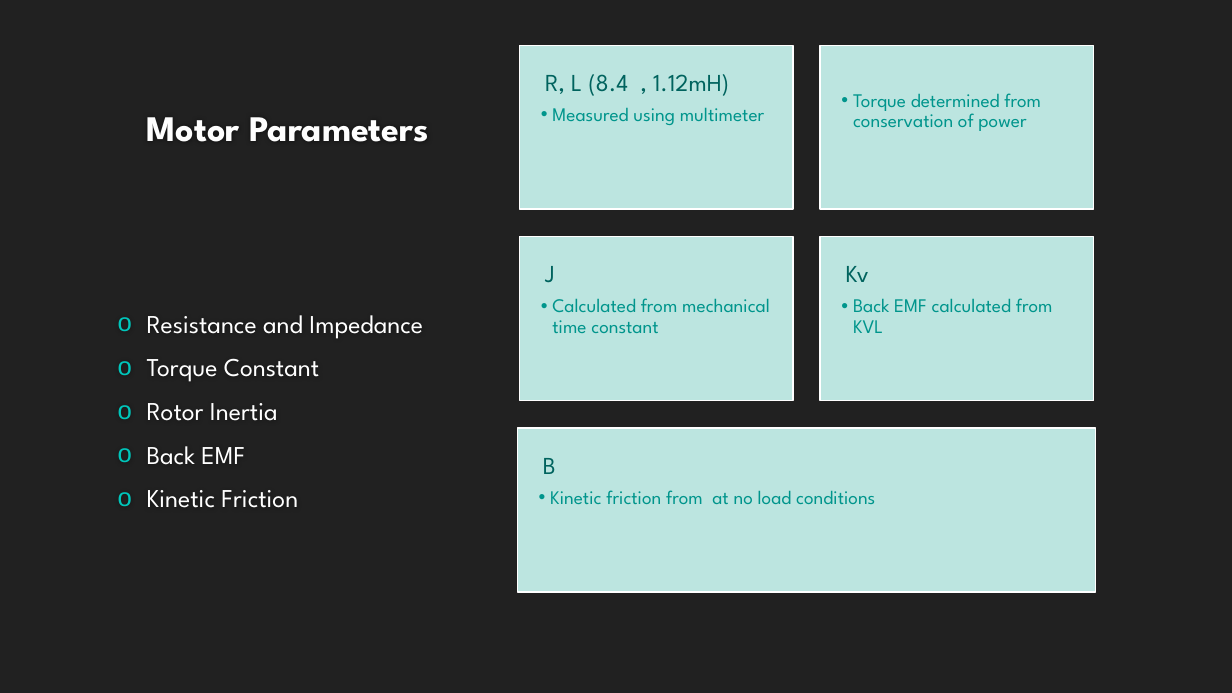
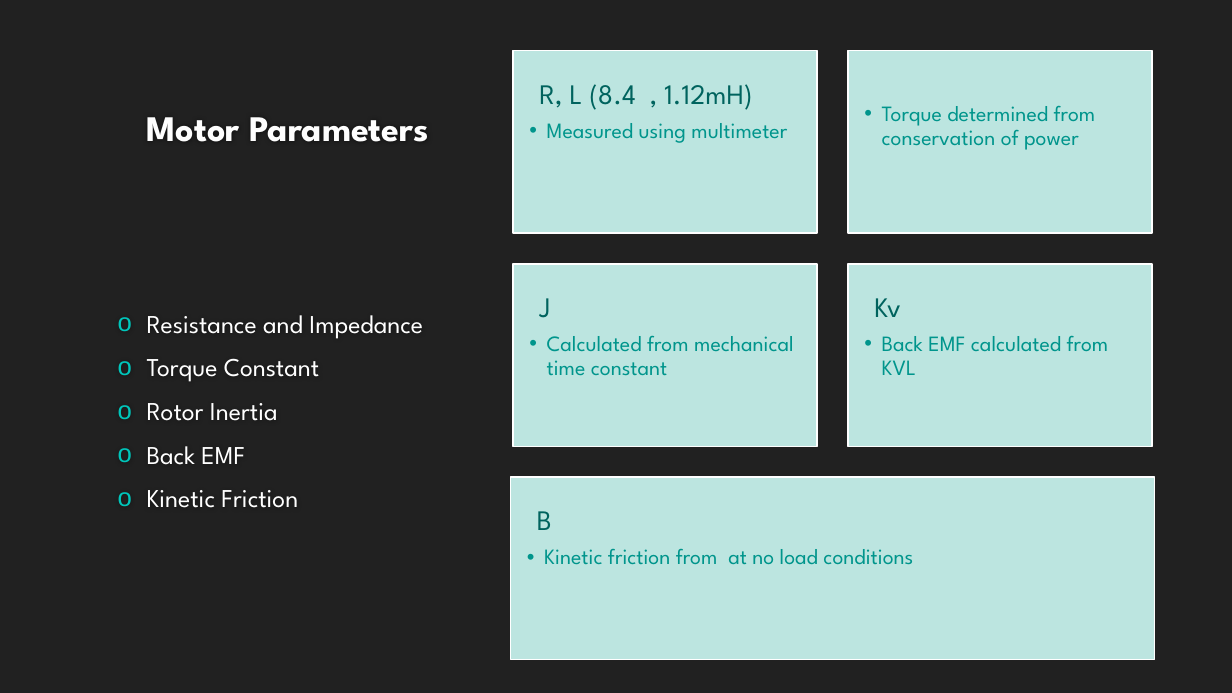
Before and after one commit to lcall3/Controller, a slide deck: slide 5 of doc/report/demo2.pptx (slide 4 before the commit). Drawn at 1232x693 pixels with LibreOffice and Linux fonts; fonts in the diff are those of the drawing; background and template pictures are left out. Boxes give left, top, right and bottom in pixels: in the first picture for what was removed or moved away, otherwise in the second. Text is boxed around its words. In the diff, an @@ line names an element or a change of style, - is before the commit and + after.

```diff
--- a/doc/report/demo2.pptx
+++ b/doc/report/demo2.pptx
@@ text "R, L (8.4 , 1.12mH)" at box(539, 84, 787, 143): size 19 to 22 pt in "R, L (8.4 , 1.12mH)"; size 15 to 17 pt in "Measured using multimeter"; more space between paragraphs; indent changed @@
@@ rectangle: place and size @@
-rectangle at box(519, 45, 793, 209)
+rectangle at box(513, 51, 818, 234)
@@ text "Torque determined from conservation of ...": place and size @@
-text "Torque determined from conservation of ..." at box(853, 93, 1041, 131)
+text "Torque determined from conservation of ..." at box(882, 105, 1096, 150)
@@ text "Torque determined from conservation of ..." at box(882, 105, 1096, 150): size 15 to 17 pt; indent changed @@
@@ rectangle: place and size @@
-rectangle at box(821, 45, 1094, 209)
+rectangle at box(848, 51, 1153, 234)
@@ text "J": place and size @@
-text "J" at box(545, 266, 770, 333)
+text "J" at box(539, 298, 794, 376)
@@ text "J" at box(539, 298, 794, 376): size 19 to 22 pt in "J"; size 15 to 17 pt; more space between paragraphs; indent changed @@
@@ rectangle: place and size @@
-rectangle at box(519, 237, 793, 400)
+rectangle at box(513, 263, 818, 446)
@@ text "Kv": place and size @@
-text "Kv" at box(846, 266, 1053, 333)
+text "Kv" at box(874, 298, 1109, 375)
@@ text "Kv" at box(874, 298, 1109, 375): size 19 to 22 pt in "Kv"; size 15 to 17 pt; more space between paragraphs; indent changed @@
@@ rectangle: place and size @@
-rectangle at box(821, 237, 1094, 400)
+rectangle at box(848, 263, 1153, 446)
@@ text "B": place and size @@
-text "B" at box(543, 458, 875, 504)
+text "B" at box(537, 511, 913, 565)
@@ text "B" at box(537, 511, 913, 565): size 19 to 22 pt in "B"; size 15 to 17 pt; more space between paragraphs; indent changed @@
@@ rectangle: place and size @@
-rectangle at box(518, 428, 1096, 592)
+rectangle at box(510, 477, 1154, 660)
```
Also in this commit, not shown: 4 other slides changed, 7 slides added, 2 slides removed, 1 other file.
